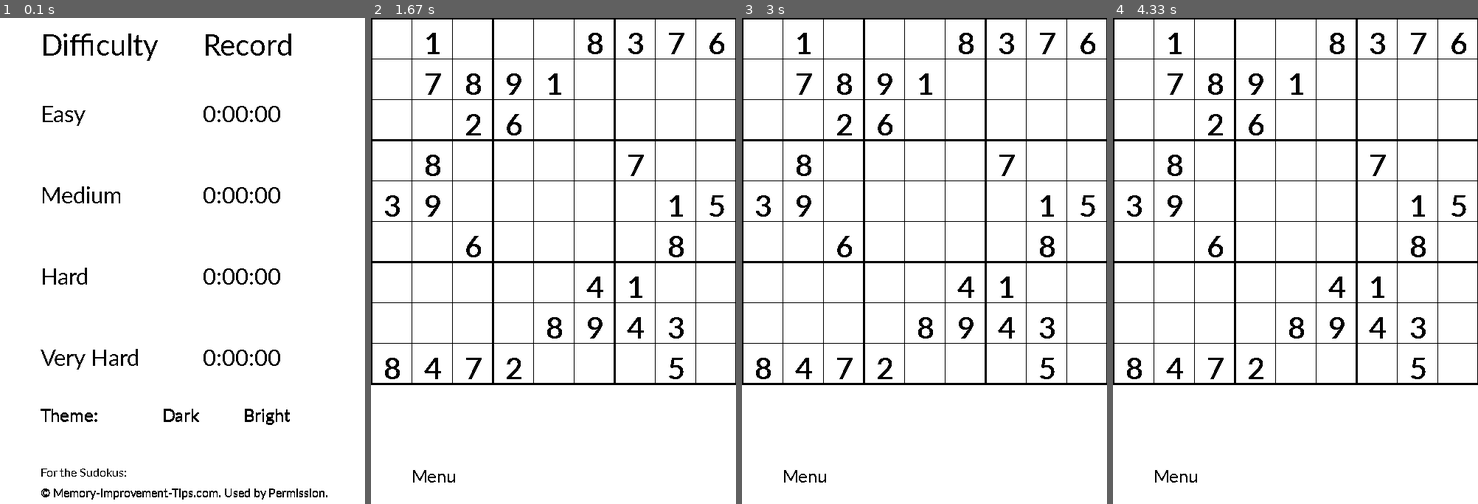
Above: before the commit, frames 1-4 (left to right).
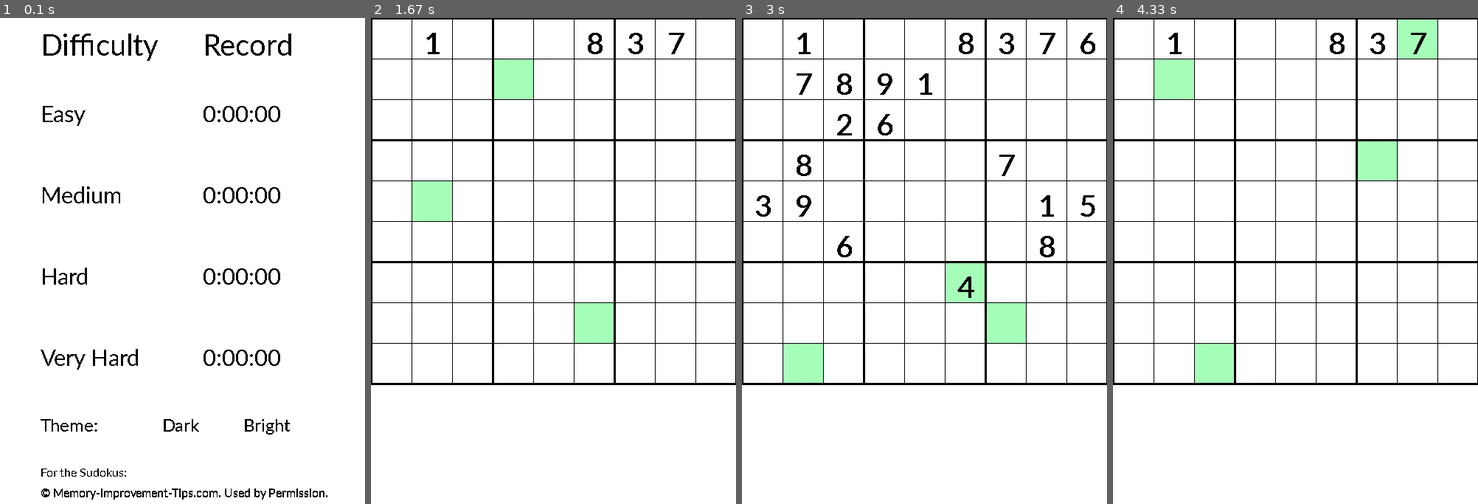
Above: after the commit, the same moments.

Repository: MatthiasSagerer/Sudoku-Pygame
Game: pygame game, started from main.py
Same seed, same stepped clock (60 frames per second), same inputs: the game is played once before the commit and once after it.
Inputs (mouse positions are in pixels of both pictures, inside the frame that each line leads up to):
- Up to frame 1 (0.1 s): no input
- Up to frame 2 (1.67 s): click "Easy" at 0.38 s; click (557, 295) at 0.72 s; click (440, 377) at 1.05 s; click (597, 304) at 1.38 s
- Up to frame 3 (3 s): click (931, 100) at 1.72 s; click (1019, 338) at 2.55 s; click (866, 100) at 2.88 s
- Up to frame 4 (4.33 s): click (1408, 251) at 3.72 s; click (1372, 178) at 4.05 s

The runs differ from the first frame. In frame 1, 0.7% of the frame differs, in the area x 11-80%, y 80-86%; in frame 2, 4.5%; in frame 3, 3.3%; in frame 4, 5.3%, in the area x 3-97%, y 0-96%.

Commit message:
main.py: marking numbers

Diff:
--- a/main.py
+++ b/main.py
@@ -66,9 +66,9 @@
     displayText(surface, dark_info, str(t_medium), cell_size * 5, cell_size * 4, font_size_default)
     displayText(surface, dark_info, str(t_hard), cell_size * 5, cell_size * 6, font_size_default)
     displayText(surface, dark_info, str(t_expert), cell_size * 5, cell_size * 8, font_size_default)
-    displayText(surface, dark_info, 'Theme:', cell_size, cell_size * 9.5, font_size_small)
-    dark_info_rect = displayText(surface, dark_info, 'Dark', cell_size * 4, cell_size * 9.5, font_size_small)
-    bright_r = displayText(surface, dark_info, 'Bright', cell_size * 6, cell_size * 9.5, font_size_small)
+    displayText(surface, dark_info, 'Theme:', cell_size, cell_size * 9.75, font_size_small)
+    dark_info_rect = displayText(surface, dark_info, 'Dark', cell_size * 4, cell_size * 9.75, font_size_small)
+    bright_r = displayText(surface, dark_info, 'Bright', cell_size * 6, cell_size * 9.75, font_size_small)
     displayText(surface, dark_info, 'For the Sudokus:', cell_size, cell_size * 11, font_size_very_small)
     displayText(surface, dark_info, '© Memory-Improvement-Tips.com. Used by Permission.', cell_size, cell_size * 11.5,
                 font_size_very_small)
@@ -85,12 +85,62 @@
                 continue
 
 
+def markCells(surface, number, sudoku, sudoku_start):
+    if number != 0:
+        for i in range(9):
+            for j in range(9):
+                if sudoku[i][j] == number or sudoku_start[i][j] == number:
+                    x = cell_size * j + 1
+                    y = cell_size * i + 1
+                    width = cell_size - 1
+                    height = cell_size - 1
+                    if j % 3 == 0:
+                        x += 1
+                        width -= 1
+                    if j % 3 == 2:
+                        width -= 1
+                    if i % 3 == 0:
+                        y += 1
+                        height -= 1
+                    if i % 3 == 2:
+                        height -= 1
+                    pygame.draw.rect(surface, (166, 255, 184), (x, y, width, height))
+
+
 pygame.font.init()
+
+
+def markCellsLogic(x_p, y_p):
+    global saved_num, marked_num
+    if 0 <= x_p <= cell_size * 9 and 0 <= y_p <= cell_size * 9:
+        if current_sudoku[y_pos // cell_size][x_pos // cell_size] != 0:
+            win.fill(color=bg_col)
+            drawGrid(win, dark)
+            marked_num = current_sudoku[y_pos // cell_size][x_pos // cell_size]
+            if marked_num != 0 and marked_num != saved_num:
+                markCells(win, marked_num, current_sudoku, current_sudoku_start)
+                markCells(win, marked_num, current_sudoku, current_sudoku_start)
+                saved_num = current_sudoku[y_pos // cell_size][x_pos // cell_size]
+            displaySudoku(win, dark, current_sudoku_start, True)
+            displaySudoku(win, dark, current_sudoku, False)
+        elif current_sudoku_start[y_pos // cell_size][x_pos // cell_size] != 0:
+            win.fill(color=bg_col)
+            drawGrid(win, dark)
+            marked_num = current_sudoku_start[y_pos // cell_size][x_pos // cell_size]
+            if marked_num != 0 and marked_num != saved_num:
+                markCells(win, marked_num, current_sudoku, current_sudoku_start)
+                markCells(win, marked_num, current_sudoku, current_sudoku_start)
+                saved_num = current_sudoku_start[y_pos // cell_size][x_pos // cell_size]
+            else:
+                saved_num = 0
+            displaySudoku(win, dark, current_sudoku_start, True)
+            displaySudoku(win, dark, current_sudoku, False)
+
 
 if __name__ == '__main__':
     dark = False
     playing = True
-    FPS = 60
+    FPS = 90
     cell_size = 55
     font_size_very_small = 18
     font_size_small = 27
@@ -159,6 +209,8 @@
         current_sudoku = blank_sudoku.copy()
         current_sudoku_start = blank_sudoku.copy()
         current_solution = blank_sudoku.copy()
+        marked_num = 0
+        saved_num = 0
         if difficulty != 0:
             win.fill(color=bg_col)
         while difficulty != 0:
@@ -170,8 +222,9 @@
                 current_sudoku = blank_sudoku.copy()
                 current_solution = solutions_list[rand_num].copy()
                 drawGrid(win, dark)
-            displaySudoku(win, dark, current_sudoku_start, True)
-            displaySudoku(win, dark, current_sudoku, False)
+                markCells(win, marked_num, current_sudoku, current_sudoku_start)
+                displaySudoku(win, dark, current_sudoku_start, True)
+                displaySudoku(win, dark, current_sudoku, False)
             menu_rect = displayText(win, dark, 'Menu', cell_size, cell_size * 11, font_size_small)
             pygame.display.update()
             for event in pygame.event.get():
@@ -188,6 +241,9 @@
                             bg_col = 'white'
                         win.fill(color=bg_col)
                         difficulty = 0
+                    x_pos = mouse_pos[0]
+                    y_pos = mouse_pos[1]
+                    markCellsLogic(x_pos, y_pos)
             first = False
             # TODO: main solving screen with 9 x 9 grid, time, pause & play, verification-switch
             #  digits 1 to 9 as inputs, undo & redo, hint and show solution button.
